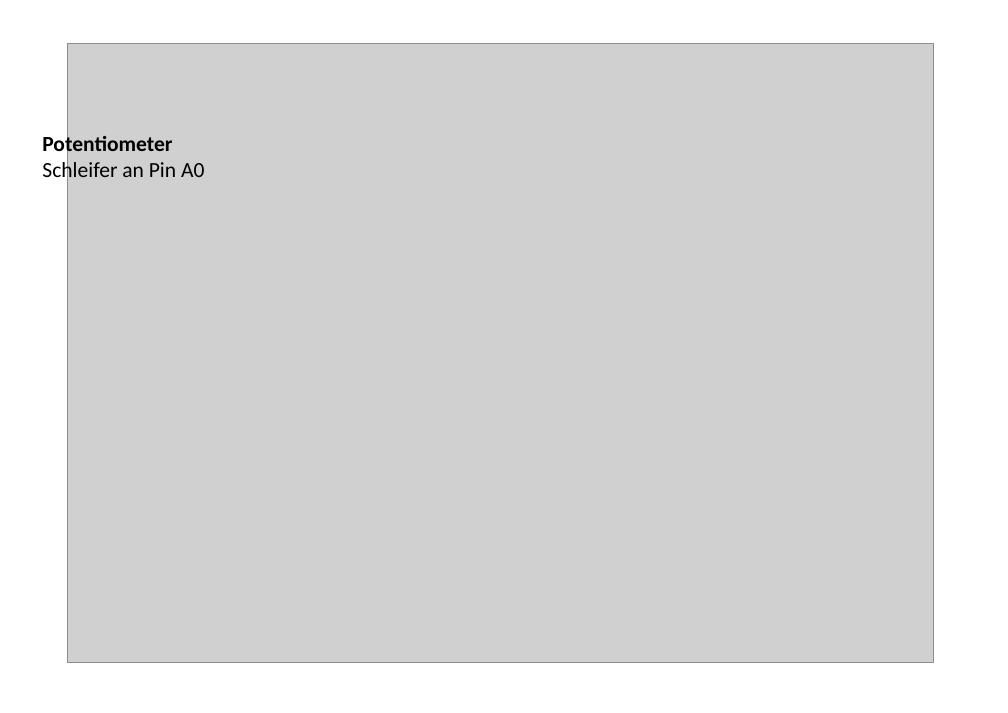
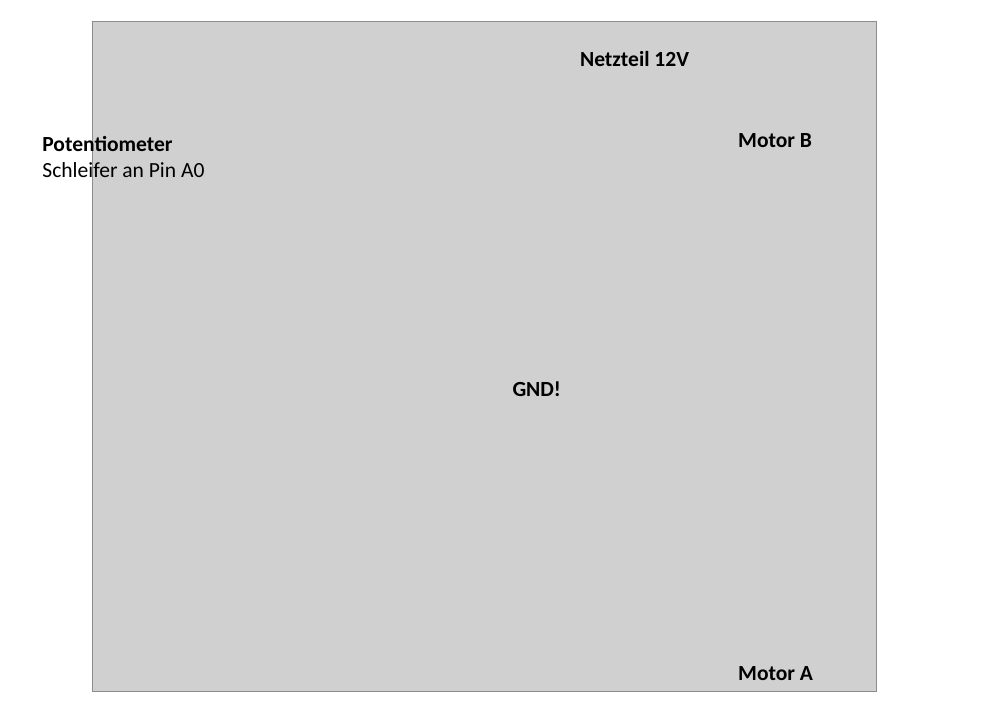
Before and after one commit to markhoff28/ztlArduinoCourse, a slide deck: slide 5 of Advanced/Workshop DC-Motor.odp. Drawn at 1008x713 pixels with LibreOffice and Linux fonts; fonts in the diff are those of the drawing; grey boxes stand for pictures. Boxes give left, top, right and bottom in pixels: in the first picture for what was removed or moved away, otherwise in the second. Text is boxed around its words. In the diff, an @@ line names an element or a change of style, - is before the commit and + after.

Commit message:
Update von DC-Motor Code und Schematic

```diff
--- a/Advanced/Workshop DC-Motor.odp
+++ b/Advanced/Workshop DC-Motor.odp
@@ picture: place and size @@
-picture at [68, 44, 934, 662]
+picture at [92, 21, 877, 692]
@@ text added at [580, 51, 689, 66], 18 pt, text #000000, bold @@
+Netzteil 12V
@@ text added at [738, 133, 812, 147], 18 pt, text #000000, bold @@
+Motor B
@@ text added at [513, 381, 561, 396], 18 pt, text #000000, bold @@
+GND!
@@ text added at [738, 666, 813, 680], 18 pt, text #000000, bold @@
+Motor A
```
Also in this commit, not shown: 3 other slides changed, 4 other files.
